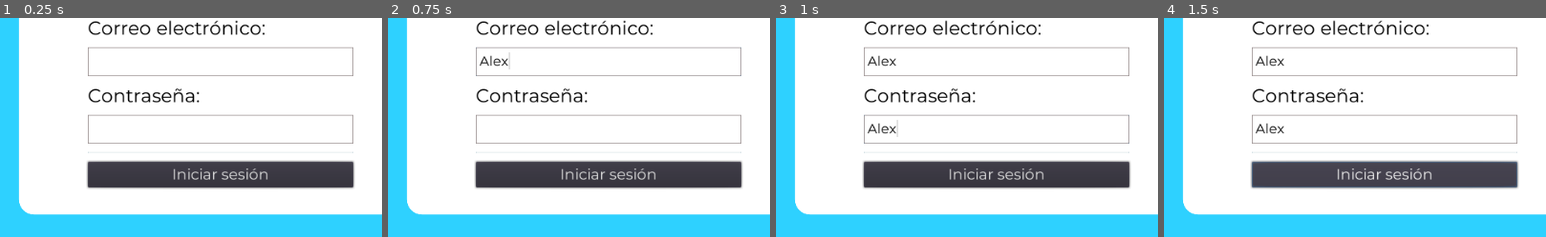
Above: before the commit, frames 1-4 (left to right).
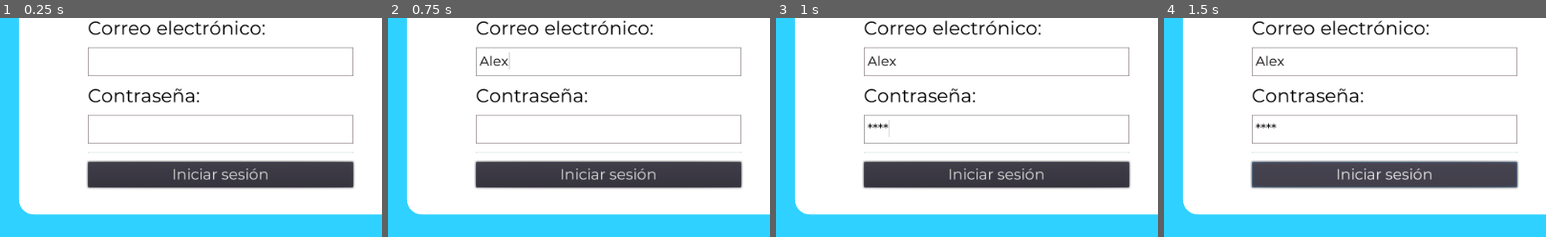
Above: after the commit, the same moments.

Repository: Matias-Barboza/DesktopAppEducarParaTransformar
Game: Godot game, scene res://Pantallas/PantallaInicioDeSesion.tscn
The game is run twice, just before and just after one commit, with the same random seed, the same clock (stepped at 60 frames per second) and the same inputs. The project has no main scene, so this scene is started directly.
Inputs (mouse positions are % of the whole screen's width and height, from its top left):
- Up to frame 1 (0.25 s): no input
- Up to frame 2 (0.75 s): click (50, 48) at 0.52 s; type "Alex" at 0.6 s
- Up to frame 3 (1 s): click (50, 63) at 0.75 s; type "Alex" at 0.83 s
- Up to frame 4 (1.5 s): click "Iniciar sesión" at 1.25 s
The pictures show only the part of the screen within x 21-71%, y 38-88%; the shares and areas given below are measured in that part.

Frames 1-2 are identical in both runs. In frame 3, 0.3% of the frame differs, in the area x 24-32%, y 46-55%; in frame 4, 0.2%.

Commit message:
Regex y contraseña

Diff:
--- /dev/null
+++ b/Contenedores/TextEditContrasenha.gd
@@ -0,0 +1,20 @@
+extends TextEdit
+
+
+func _on_text_changed():
+	if Input.is_action_just_pressed("abc123") or Input.is_action_pressed("abc123") or Input.is_action_just_released("abc123"):
+		var texto_con_asteriscos
+		Globals.password += text.substr(text.length() - 1, text.length())
+
+		texto_con_asteriscos = cambiar_texto_por_asteriscos(get_text())
+		set_text(texto_con_asteriscos)
+		cursor_set_column(texto_con_asteriscos.length() + 1)
+
+
+func cambiar_texto_por_asteriscos(texto):
+	var nuevo_texto = ""
+
+	for caracter in texto:
+		nuevo_texto += "*"
+
+	return nuevo_texto
--- a/Contenedores/VBoxContainerDatos.gd
+++ /dev/null
@@ -1,6 +0,0 @@
-extends VBoxContainer
-
-onready var textEditContrasenha = $TextEditContrasenha
-
-func _on_TextEditContrasea_text_changed():
-	pass
--- a/Contenedores/VBoxContainerDatos.tscn
+++ b/Contenedores/VBoxContainerDatos.tscn
@@ -1,7 +1,7 @@
 [gd_scene load_steps=10 format=2]
 
 [ext_resource path="res://Recursos/Montserrat-Regular.ttf" type="DynamicFontData" id=1]
-[ext_resource path="res://Contenedores/VBoxContainerDatos.gd" type="Script" id=2]
+[ext_resource path="res://Contenedores/TextEditContrasenha.gd" type="Script" id=3]
 
 [sub_resource type="DynamicFont" id=1]
 size = 25
@@ -57,7 +57,6 @@
 margin_right = 178.0
 margin_bottom = 43.0
 custom_constants/separation = 10
-script = ExtResource( 2 )
 
 [node name="LabelCE" type="Label" parent="."]
 margin_right = 356.0
@@ -93,6 +92,7 @@
 custom_colors/font_color = Color( 0, 0, 0, 1 )
 custom_fonts/font = SubResource( 6 )
 custom_styles/normal = SubResource( 7 )
+script = ExtResource( 3 )
 
 [node name="HSeparator" type="HSeparator" parent="."]
 margin_top = 182.0
@@ -107,4 +107,4 @@
 custom_fonts/font = SubResource( 3 )
 text = "Iniciar sesión"
 
-[connection signal="text_changed" from="TextEditContrasenha" to="." method="_on_TextEditContrasea_text_changed"]
+[connection signal="text_changed" from="TextEditContrasenha" to="TextEditContrasenha" method="_on_text_changed"]
--- a/Pantallas/Login.gd
+++ b/Pantallas/Login.gd
@@ -1,8 +1,11 @@
 extends Control
 
-var URL = "http://localhost:8080/auth/login"
+var URL = "https://educar-para-transformar.onrender.com/auth/login"
+var headers = ["Content-Type: application/json"]
+
+
 onready var request = $LoginRequest
-var headers = ["Content-Type: application/json"]
+onready var correo = $PanelInicioDeSesion/VBoxContainerDatos/TextEditCE
 
 
 func _on_LoginRequest_request_completed(result, response_code, headers, body):
@@ -13,15 +16,22 @@
 	else:
 		print("error")
 
+
 func _on_ButtonIS_pressed():
-	loginRequest()
+	if(mail_valido(correo.text)):
+		loginRequest()
+	else:
+		print("Flaco, tas equivocado")
+
 
 func loginRequest() -> void:
 	var body := {
-		"username" : $PanelInicioDeSesion/VBoxContainerDatos/TextEditCE.text,
-		"password" : $PanelInicioDeSesion/VBoxContainerDatos/TextEditContrasenha.text
+		"username" : correo.text,
+		"password" : Globals.password
 		}
 	request.request(URL, headers, true, HTTPClient.METHOD_POST, to_json(body))
+	Globals.password = ""
+
 
 func decodeJWT(jwt : String) -> void:
 	#Se decodifica vaya a saber uno como y
@@ -33,3 +43,12 @@
 	Globals.jwt = jwt
 	Globals.userId = playload.jti
 	Globals.username = playload.sub
+
+
+func mail_valido(correo):
+	var expresion_regular = "^[a-z0-9!#$%&'*+/=?^_`{|}~-]+(?:\\.[a-z0-9!#$%&'*+/=?^_`{|}~-]+)*@(?:[a-z0-9](?:[a-z0-9-]*[a-z0-9])?\\.)+[a-z0-9](?:[a-z0-9-]*[a-z0-9])?$"
+	var regex = RegEx.new()
+
+	regex.compile(expresion_regular)
+
+	return regex.search(correo, 0, correo.length() - 1) != null
--- a/autoload/Globals.gd
+++ b/autoload/Globals.gd
@@ -3,3 +3,4 @@
 var username : String = ""
 var userId : String = ""
 var jwt : String = ""
+var password : String = ""
--- a/project.godot
+++ b/project.godot
@@ -85,6 +85,50 @@
 
 common/drop_mouse_on_gui_input_disabled=true
 
+[input]
+
+abc123={
+"deadzone": 0.5,
+"events": [ Object(InputEventKey,"resource_local_to_scene":false,"resource_name":"","device":0,"alt":false,"shift":false,"control":false,"meta":false,"command":false,"pressed":false,"scancode":81,"physical_scancode":0,"unicode":0,"echo":false,"script":null)
+, Object(InputEventKey,"resource_local_to_scene":false,"resource_name":"","device":0,"alt":false,"shift":false,"control":false,"meta":false,"command":false,"pressed":false,"scancode":87,"physical_scancode":0,"unicode":0,"echo":false,"script":null)
+, Object(InputEventKey,"resource_local_to_scene":false,"resource_name":"","device":0,"alt":false,"shift":false,"control":false,"meta":false,"command":false,"pressed":false,"scancode":69,"physical_scancode":0,"unicode":0,"echo":false,"script":null)
+, Object(InputEventKey,"resource_local_to_scene":false,"resource_name":"","device":0,"alt":false,"shift":false,"control":false,"meta":false,"command":false,"pressed":false,"scancode":82,"physical_scancode":0,"unicode":0,"echo":false,"script":null)
+, Object(InputEventKey,"resource_local_to_scene":false,"resource_name":"","device":0,"alt":false,"shift":false,"control":false,"meta":false,"command":false,"pressed":false,"scancode":84,"physical_scancode":0,"unicode":0,"echo":false,"script":null)
+, Object(InputEventKey,"resource_local_to_scene":false,"resource_name":"","device":0,"alt":false,"shift":false,"control":false,"meta":false,"command":false,"pressed":false,"scancode":89,"physical_scancode":0,"unicode":0,"echo":false,"script":null)
+, Object(InputEventKey,"resource_local_to_scene":false,"resource_name":"","device":0,"alt":false,"shift":false,"control":false,"meta":false,"command":false,"pressed":false,"scancode":85,"physical_scancode":0,"unicode":0,"echo":false,"script":null)
+, Object(InputEventKey,"resource_local_to_scene":false,"resource_name":"","device":0,"alt":false,"shift":false,"control":false,"meta":false,"command":false,"pressed":false,"scancode":73,"physical_scancode":0,"unicode":0,"echo":false,"script":null)
+, Object(InputEventKey,"resource_local_to_scene":false,"resource_name":"","device":0,"alt":false,"shift":false,"control":false,"meta":false,"command":false,"pressed":false,"scancode":79,"physical_scancode":0,"unicode":0,"echo":false,"script":null)
+, Object(InputEventKey,"resource_local_to_scene":false,"resource_name":"","device":0,"alt":false,"shift":false,"control":false,"meta":false,"command":false,"pressed":false,"scancode":80,"physical_scancode":0,"unicode":0,"echo":false,"script":null)
+, Object(InputEventKey,"resource_local_to_scene":false,"resource_name":"","device":0,"alt":false,"shift":false,"control":false,"meta":false,"command":false,"pressed":false,"scancode":65,"physical_scancode":0,"unicode":0,"echo":false,"script":null)
+, Object(InputEventKey,"resource_local_to_scene":false,"resource_name":"","device":0,"alt":false,"shift":false,"control":false,"meta":false,"command":false,"pressed":false,"scancode":83,"physical_scancode":0,"unicode":0,"echo":false,"script":null)
+, Object(InputEventKey,"resource_local_to_scene":false,"resource_name":"","device":0,"alt":false,"shift":false,"control":false,"meta":false,"command":false,"pressed":false,"scancode":68,"physical_scancode":0,"unicode":0,"echo":false,"script":null)
+, Object(InputEventKey,"resource_local_to_scene":false,"resource_name":"","device":0,"alt":false,"shift":false,"control":false,"meta":false,"command":false,"pressed":false,"scancode":70,"physical_scancode":0,"unicode":0,"echo":false,"script":null)
+, Object(InputEventKey,"resource_local_to_scene":false,"resource_name":"","device":0,"alt":false,"shift":false,"control":false,"meta":false,"command":false,"pressed":false,"scancode":71,"physical_scancode":0,"unicode":0,"echo":false,"script":null)
+, Object(InputEventKey,"resource_local_to_scene":false,"resource_name":"","device":0,"alt":false,"shift":false,"control":false,"meta":false,"command":false,"pressed":false,"scancode":72,"physical_scancode":0,"unicode":0,"echo":false,"script":null)
+, Object(InputEventKey,"resource_local_to_scene":false,"resource_name":"","device":0,"alt":false,"shift":false,"control":false,"meta":false,"command":false,"pressed":false,"scancode":74,"physical_scancode":0,"unicode":0,"echo":false,"script":null)
+, Object(InputEventKey,"resource_local_to_scene":false,"resource_name":"","device":0,"alt":false,"shift":false,"control":false,"meta":false,"command":false,"pressed":false,"scancode":75,"physical_scancode":0,"unicode":0,"echo":false,"script":null)
+, Object(InputEventKey,"resource_local_to_scene":false,"resource_name":"","device":0,"alt":false,"shift":false,"control":false,"meta":false,"command":false,"pressed":false,"scancode":76,"physical_scancode":0,"unicode":0,"echo":false,"script":null)
+, Object(InputEventKey,"resource_local_to_scene":false,"resource_name":"","device":0,"alt":false,"shift":false,"control":false,"meta":false,"command":false,"pressed":false,"scancode":96,"physical_scancode":0,"unicode":0,"echo":false,"script":null)
+, Object(InputEventKey,"resource_local_to_scene":false,"resource_name":"","device":0,"alt":false,"shift":false,"control":false,"meta":false,"command":false,"pressed":false,"scancode":90,"physical_scancode":0,"unicode":0,"echo":false,"script":null)
+, Object(InputEventKey,"resource_local_to_scene":false,"resource_name":"","device":0,"alt":false,"shift":false,"control":false,"meta":false,"command":false,"pressed":false,"scancode":88,"physical_scancode":0,"unicode":0,"echo":false,"script":null)
+, Object(InputEventKey,"resource_local_to_scene":false,"resource_name":"","device":0,"alt":false,"shift":false,"control":false,"meta":false,"command":false,"pressed":false,"scancode":67,"physical_scancode":0,"unicode":0,"echo":false,"script":null)
+, Object(InputEventKey,"resource_local_to_scene":false,"resource_name":"","device":0,"alt":false,"shift":false,"control":false,"meta":false,"command":false,"pressed":false,"scancode":86,"physical_scancode":0,"unicode":0,"echo":false,"script":null)
+, Object(InputEventKey,"resource_local_to_scene":false,"resource_name":"","device":0,"alt":false,"shift":false,"control":false,"meta":false,"command":false,"pressed":false,"scancode":66,"physical_scancode":0,"unicode":0,"echo":false,"script":null)
+, Object(InputEventKey,"resource_local_to_scene":false,"resource_name":"","device":0,"alt":false,"shift":false,"control":false,"meta":false,"command":false,"pressed":false,"scancode":78,"physical_scancode":0,"unicode":0,"echo":false,"script":null)
+, Object(InputEventKey,"resource_local_to_scene":false,"resource_name":"","device":0,"alt":false,"shift":false,"control":false,"meta":false,"command":false,"pressed":false,"scancode":77,"physical_scancode":0,"unicode":0,"echo":false,"script":null)
+, Object(InputEventKey,"resource_local_to_scene":false,"resource_name":"","device":0,"alt":false,"shift":false,"control":false,"meta":false,"command":false,"pressed":false,"scancode":49,"physical_scancode":0,"unicode":0,"echo":false,"script":null)
+, Object(InputEventKey,"resource_local_to_scene":false,"resource_name":"","device":0,"alt":false,"shift":false,"control":false,"meta":false,"command":false,"pressed":false,"scancode":50,"physical_scancode":0,"unicode":0,"echo":false,"script":null)
+, Object(InputEventKey,"resource_local_to_scene":false,"resource_name":"","device":0,"alt":false,"shift":false,"control":false,"meta":false,"command":false,"pressed":false,"scancode":51,"physical_scancode":0,"unicode":0,"echo":false,"script":null)
+, Object(InputEventKey,"resource_local_to_scene":false,"resource_name":"","device":0,"alt":false,"shift":false,"control":false,"meta":false,"command":false,"pressed":false,"scancode":52,"physical_scancode":0,"unicode":0,"echo":false,"script":null)
+, Object(InputEventKey,"resource_local_to_scene":false,"resource_name":"","device":0,"alt":false,"shift":false,"control":false,"meta":false,"command":false,"pressed":false,"scancode":53,"physical_scancode":0,"unicode":0,"echo":false,"script":null)
+, Object(InputEventKey,"resource_local_to_scene":false,"resource_name":"","device":0,"alt":false,"shift":false,"control":false,"meta":false,"command":false,"pressed":false,"scancode":54,"physical_scancode":0,"unicode":0,"echo":false,"script":null)
+, Object(InputEventKey,"resource_local_to_scene":false,"resource_name":"","device":0,"alt":false,"shift":false,"control":false,"meta":false,"command":false,"pressed":false,"scancode":55,"physical_scancode":0,"unicode":0,"echo":false,"script":null)
+, Object(InputEventKey,"resource_local_to_scene":false,"resource_name":"","device":0,"alt":false,"shift":false,"control":false,"meta":false,"command":false,"pressed":false,"scancode":56,"physical_scancode":0,"unicode":0,"echo":false,"script":null)
+, Object(InputEventKey,"resource_local_to_scene":false,"resource_name":"","device":0,"alt":false,"shift":false,"control":false,"meta":false,"command":false,"pressed":false,"scancode":57,"physical_scancode":0,"unicode":0,"echo":false,"script":null)
+, Object(InputEventKey,"resource_local_to_scene":false,"resource_name":"","device":0,"alt":false,"shift":false,"control":false,"meta":false,"command":false,"pressed":false,"scancode":48,"physical_scancode":0,"unicode":0,"echo":false,"script":null)
+ ]
+}
+
 [physics]
 
 common/enable_pause_aware_picking=true
